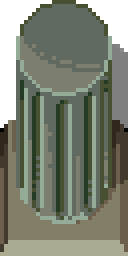
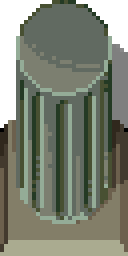
Revision of a layered 128×256 image; what changed, layer by layer:
painted on "wholething" over 60, 0, 112, 152
